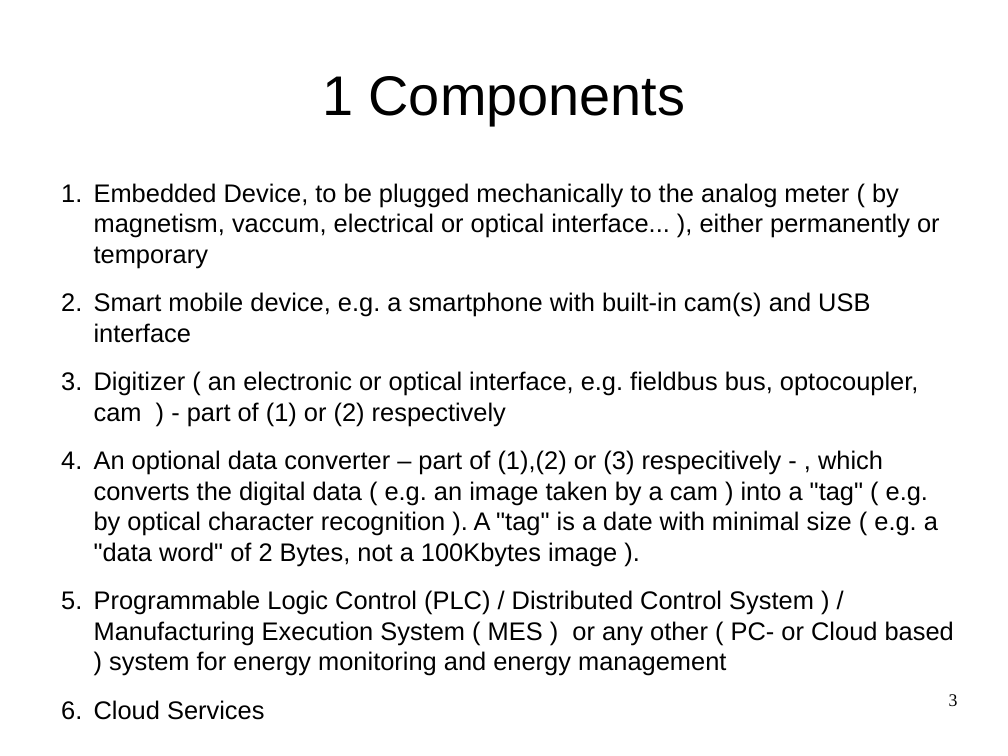
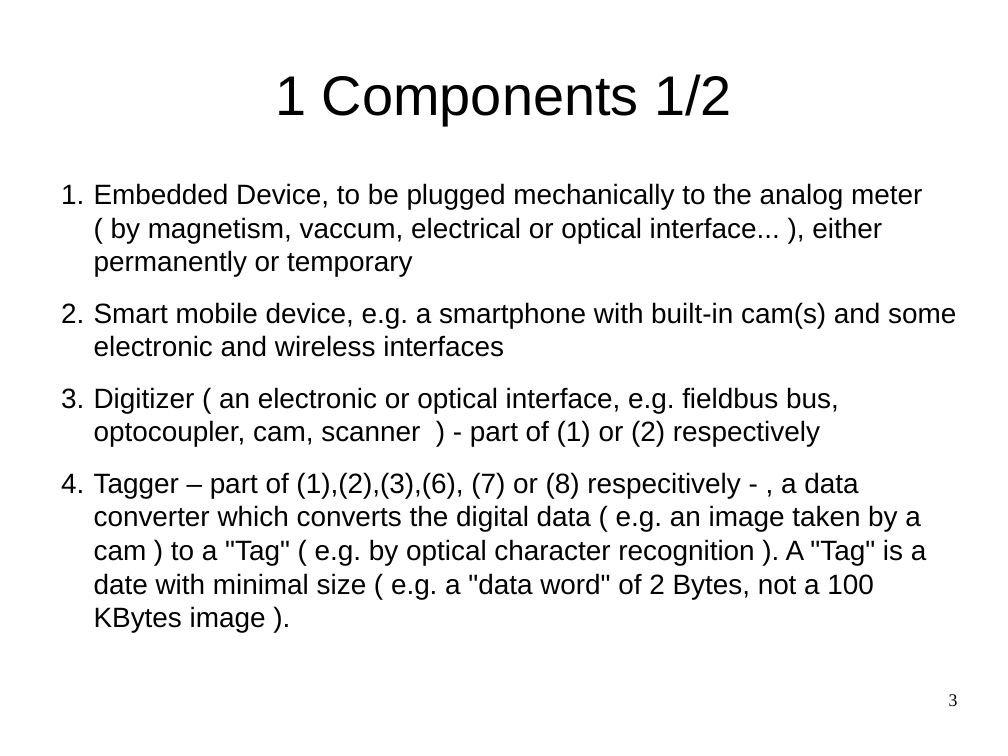
Before and after one commit to smartblitzmerker/documentation-smartblitzmerker, a slide deck: slide 3 of doc/slides/smartblitzmerker.odp. Drawn at 1008x756 pixels with LibreOffice and Linux fonts; fonts in the diff are those of the drawing. Boxes give left, top, right and bottom in pixels: in the first picture for what was removed or moved away, otherwise in the second. Text is boxed around its words. In the diff, an @@ line names an element or a change of style, - is before the commit and + after.

Commit message:
Slides update

```diff
--- a/doc/slides/smartblitzmerker.odp
+++ b/doc/slides/smartblitzmerker.odp
@@ title at box(275, 74, 732, 125): text changed @@
-1 Components
+1 Components 1/2
@@ text at box(94, 183, 922, 277): size 20 to 22 pt in "Embedded Device, to be plugged mechanically to ..." @@
@@ text at box(94, 302, 956, 632): text changed; size 20 to 22 pt @@
-2. Smart mobile device, e.g. a smartphone with built-in cam(s) and USB interface
-3. Digitizer ( an electronic or optical interface, e.g. fieldbus bus, optocoupler, cam ) - part of (1) or (2) respectively
-4. An optional data converter – part of (1),(2) or (3) respecitively - , which converts the digital data ( e.g. an image taken by a cam ) into a "tag" ( e.g. by optical character recognition ). A "tag" is a date with minimal size ( e.g. a "data word" of 2 Bytes, not a 100Kbytes image ).
-5. Programmable Logic Control (PLC) / Distributed Control System ) / Manufacturing Execution System ( MES ) or any other ( PC- or Cloud based ) system for energy monitoring and energy management
-6. Cloud Services
+2. Smart mobile device, e.g. a smartphone with built-in cam(s) and some electronic and wireless interfaces
+3. Digitizer ( an electronic or optical interface, e.g. fieldbus bus, optocoupler, cam, scanner ) - part of (1) or (2) respectively
+4. Tagger – part of (1),(2),(3),(6), (7) or (8) respecitively - , a data converter which converts the digital data ( e.g. an image taken by a cam ) to a "Tag" ( e.g. by optical character recognition ). A "Tag" is a date with minimal size ( e.g. a "data word" of 2 Bytes, not a 100 KBytes image ).
```
Also in this commit, not shown: 7 other slides changed, 9 slides added.
